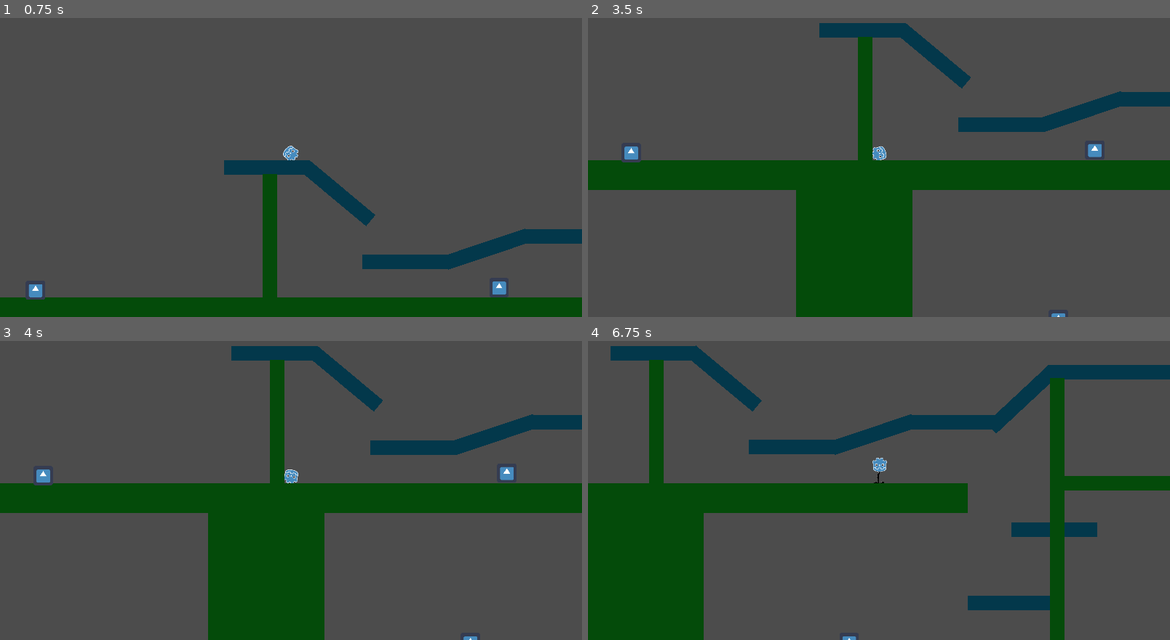
Above: before the commit, frames 1-4 (two rows, left to right).
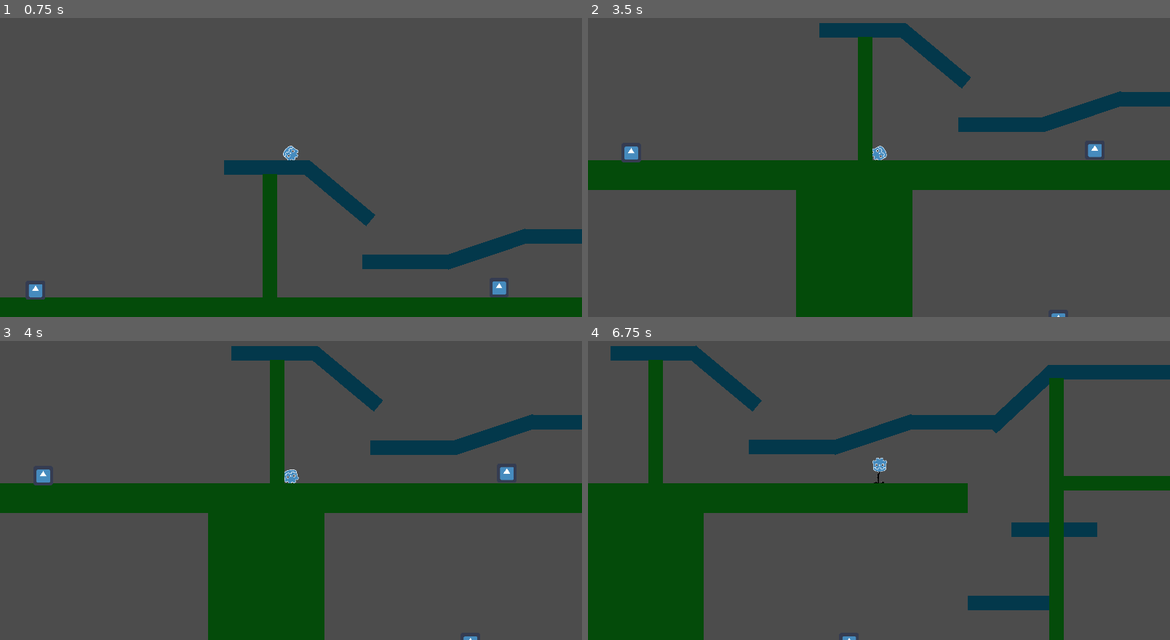
Above: after the commit, the same moments.

Repository: DeepHorizonsCL/perrobot
Game: Godot game, scene res://Scenes/Mapa.tscn
Same seed, same stepped clock (60 frames per second), same inputs: the game is played once before the commit and once after it. The engine's default icon, where the game draws it, is replaced by a stand-in: a white triangle on a blue panel in a dark square.
Inputs:
- Up to frame 1 (0.75 s): tap Enter (ui_accept) at 0.5 s; hold Right (ui_right) from 0.53 s (still down)
- Up to frame 2 (3.5 s): tap Enter (ui_accept) at 0.77, 1.52, 3.02 s; release Right (ui_right) at 2.03 s; hold Left (ui_left) from 2.03 s (still down)
- Up to frame 3 (4 s): keep holding Left (ui_left); tap Enter (ui_accept) at 3.77 s
- Up to frame 4 (6.75 s): tap Enter (ui_accept) at 4.25, 4.52, 6.02, 6.5 s; release Left (ui_left) at 4.28 s; hold Right (ui_right) from 4.28 s (still down)

Frame 1 is identical in both runs. In frame 2, less than 0.1% of the frame differs, in the area x 48-52%, y 42-48%; in frame 3, less than 0.1%; in frame 4, 0.3%, in the area x 10-82%, y 6-100%.

Commit message:
ADD: Daño y rearmado

Diff:
--- a/Objects/Player/roboto.tscn
+++ b/Objects/Player/roboto.tscn
@@ -1,16 +1,16 @@
 [gd_scene load_steps=13 format=2]
 
-[ext_resource path="res://Sprites/robotHead.png" type="Texture" id=1]
+[ext_resource path="res://Sprites/roboto/robotHead.png" type="Texture" id=1]
 [ext_resource path="res://Scripts/playerController.gd" type="Script" id=2]
-[ext_resource path="res://Sprites/mano.png" type="Texture" id=3]
-[ext_resource path="res://Sprites/pierna.png" type="Texture" id=4]
-[ext_resource path="res://Sprites/cuerpoentero.png" type="Texture" id=5]
-[ext_resource path="res://Sprites/2manos.png" type="Texture" id=6]
-[ext_resource path="res://Sprites/torso.png" type="Texture" id=7]
-[ext_resource path="res://Sprites/2piernas.png" type="Texture" id=8]
-[ext_resource path="res://Sprites/torsopiernas.png" type="Texture" id=9]
-[ext_resource path="res://Sprites/torso_brazos.png" type="Texture" id=10]
-[ext_resource path="res://Sprites/cabeza_brazos_piernas.png" type="Texture" id=11]
+[ext_resource path="res://Sprites/roboto/mano.png" type="Texture" id=3]
+[ext_resource path="res://Sprites/roboto/pierna.png" type="Texture" id=4]
+[ext_resource path="res://Sprites/roboto/cuerpoentero.png" type="Texture" id=5]
+[ext_resource path="res://Sprites/roboto/2manos.png" type="Texture" id=6]
+[ext_resource path="res://Sprites/roboto/torso.png" type="Texture" id=7]
+[ext_resource path="res://Sprites/roboto/2piernas.png" type="Texture" id=8]
+[ext_resource path="res://Sprites/roboto/torsopiernas.png" type="Texture" id=9]
+[ext_resource path="res://Sprites/roboto/torso_brazos.png" type="Texture" id=10]
+[ext_resource path="res://Sprites/roboto/cabeza_brazos_piernas.png" type="Texture" id=11]
 
 [sub_resource type="CircleShape2D" id=1]
 radius = 21.1276
@@ -63,6 +63,7 @@
 
 [node name="cuerpoentero" type="Sprite" parent="."]
 position = Vector2( 2.42014, -41.1422 )
+scale = Vector2( 1, 1.02265 )
 texture = ExtResource( 5 )
 
 [node name="colision_sup" type="CollisionShape2D" parent="."]
@@ -72,7 +73,7 @@
 [node name="colision_inf" type="CollisionShape2D" parent="."]
 shape = SubResource( 1 )
 
-[node name="Timer" type="Timer" parent="."]
-wait_time = 3.0
+[node name="TimerInmune" type="Timer" parent="."]
+wait_time = 2.0
 one_shot = true
-[connection signal="timeout" from="Timer" to="." method="_on_Timer_timeout"]
+[connection signal="timeout" from="TimerInmune" to="." method="_on_TimerInmune_timeout"]
--- /dev/null
+++ b/Objects/puas.tscn
@@ -0,0 +1,35 @@
+[gd_scene load_steps=5 format=2]
+
+[ext_resource path="res://Sprites/puas.png" type="Texture" id=1]
+[ext_resource path="res://Scripts/puas.gd" type="Script" id=2]
+
+[sub_resource type="RectangleShape2D" id=1]
+extents = Vector2( 30.8439, 7.11443 )
+
+[sub_resource type="RectangleShape2D" id=2]
+extents = Vector2( 20.1953, 24.5765 )
+
+[node name="espinas" type="Node2D"]
+position = Vector2( 0, -0.222725 )
+script = ExtResource( 2 )
+__meta__ = {
+"_edit_group_": true
+}
+
+[node name="StaticBody2D" type="StaticBody2D" parent="."]
+
+[node name="CollisionShape2D" type="CollisionShape2D" parent="StaticBody2D"]
+position = Vector2( 0, -10.0226 )
+shape = SubResource( 1 )
+disabled = true
+
+[node name="puas" type="Sprite" parent="."]
+position = Vector2( 1, -28 )
+texture = ExtResource( 1 )
+
+[node name="Area2D" type="Area2D" parent="."]
+
+[node name="CollisionShape2D" type="CollisionShape2D" parent="Area2D"]
+position = Vector2( 0.222725, -23.3861 )
+shape = SubResource( 2 )
+[connection signal="body_entered" from="Area2D" to="." method="_on_Area2D_body_entered"]
--- a/Scenes/Mapa.tscn
+++ b/Scenes/Mapa.tscn
@@ -1,10 +1,11 @@
-[gd_scene load_steps=6 format=2]
+[gd_scene load_steps=7 format=2]
 
 [ext_resource path="res://Objects/Platform.tscn" type="PackedScene" id=1]
 [ext_resource path="res://Objects/Floor.tscn" type="PackedScene" id=2]
 [ext_resource path="res://Objects/Player/roboto.tscn" type="PackedScene" id=3]
 [ext_resource path="res://Objects/Bloqueador.tscn" type="PackedScene" id=4]
 [ext_resource path="res://Objects/Player/parterobot.tscn" type="PackedScene" id=5]
+[ext_resource path="res://Objects/puas.tscn" type="PackedScene" id=6]
 
 [node name="Node2D" type="Node2D"]
 
@@ -87,6 +88,21 @@
 [node name="Platform6" parent="Platforms" instance=ExtResource( 1 )]
 position = Vector2( 1216.84, 360.678 )
 
+[node name="Platform25" parent="Platforms" instance=ExtResource( 1 )]
+position = Vector2( 2385.7, 3090.39 )
+
+[node name="Platform26" parent="Platforms" instance=ExtResource( 1 )]
+position = Vector2( 2642.28, 3090.39 )
+
+[node name="Platform27" parent="Platforms" instance=ExtResource( 1 )]
+position = Vector2( 3015.89, 2994.14 )
+
+[node name="Platform28" parent="Platforms" instance=ExtResource( 1 )]
+position = Vector2( 3440.37, 2916.72 )
+
+[node name="Platform29" parent="Platforms" instance=ExtResource( 1 )]
+position = Vector2( 3864.85, 2911.38 )
+
 [node name="bloqueador" parent="Platforms" instance=ExtResource( 4 )]
 position = Vector2( 1425, 187 )
 
@@ -106,6 +122,10 @@
 position = Vector2( 1071.76, 3266.44 )
 scale = Vector2( 32.3403, -1.53418 )
 
+[node name="Floor12" parent="Platforms" instance=ExtResource( 2 )]
+position = Vector2( 5314.85, 3019.08 )
+scale = Vector2( 32.3403, -1.53418 )
+
 [node name="Platform7" parent="Platforms" instance=ExtResource( 1 )]
 position = Vector2( 1671.35, 194.824 )
 
@@ -133,8 +153,13 @@
 rotation = 1.5708
 scale = Vector2( 37.15, 6.03 )
 
+[node name="Floor11" parent="Platforms" instance=ExtResource( 2 )]
+position = Vector2( -1774.81, 2146.98 )
+rotation = 1.5708
+scale = Vector2( 37.15, 6.03 )
+
 [node name="Floor6" parent="Platforms" instance=ExtResource( 2 )]
-position = Vector2( 192.47, 2512 )
+position = Vector2( 181.791, 1999.42 )
 rotation = 1.5708
 scale = Vector2( 30.7933, 2.1401 )
 
@@ -172,3 +197,6 @@
 position = Vector2( 388.927, 2623.66 )
 piezanombre = "brazo"
 cantidad = 2
+
+[node name="espinas" parent="." instance=ExtResource( 6 )]
+position = Vector2( 172.004, 3213.64 )
--- a/Scripts/playerController.gd
+++ b/Scripts/playerController.gd
@@ -5,6 +5,7 @@
 var cantidad_brazos = 0
 var cantidad_piernas = 0
 var cantidad_torso = 0
+var parte = preload("res://Objects/Player/parterobot.tscn")
 
 #dirección
 var dir = 1
@@ -36,6 +37,9 @@
 var empuje = 0
 var pres = 0.0
 
+#
+var inmunidadTemporal = false
+
 #estado actual del robot
 var estado_robot = "cabeza"
 
@@ -409,3 +413,56 @@
 		$cabeza.rotation_degrees += 12
 	elif colliders[0] < 0:
 		$cabeza.rotation_degrees -= 12
+
+
+
+
+func dano():
+	if inmunidadTemporal == false:
+		inmunidadTemporal = true
+		modulate.a = 0.45
+		print("ouch")
+
+
+		if cantidad_brazos > 1:
+			expulsarParte("brazo",-400)
+
+		if cantidad_piernas > 1:
+			expulsarParte("pierna",+600)
+
+		if cantidad_torso > 0:
+			expulsarParte("torso",-100)
+
+		if cantidad_brazos + cantidad_piernas + cantidad_torso == 0:
+			get_tree().reload_current_scene()
+
+		cantidad_brazos = 0
+		cantidad_piernas = 0
+		cantidad_torso = 0
+
+
+		update_piezas()
+
+		$TimerInmune.start()
+
+
+func _on_TimerInmune_timeout():
+	print ("termino de inmunidad")
+	if inmunidadTemporal == true:
+		inmunidadTemporal = false
+		modulate.a = 1
+
+func expulsarParte(nombre,distancia):
+	var nuevaparte = parte.instance()
+	nuevaparte.piezanombre = nombre
+
+	match nombre:
+		"brazo":
+			nuevaparte.cantidad =2
+		"pierna":
+			nuevaparte.cantidad =2
+		"torso":
+			nuevaparte.cantidad =1
+
+	get_parent().add_child(nuevaparte)
+	nuevaparte.position +=  Vector2(position.x+distancia, position.y)
--- /dev/null
+++ b/Scripts/puas.gd
@@ -0,0 +1,13 @@
+extends Node2D
+
+
+
+func _ready():
+	pass # Replace with function body.
+
+
+
+
+func _on_Area2D_body_entered(body):
+	if body.is_in_group("player"):
+		body.dano()
--- a/project.godot
+++ b/project.godot
@@ -23,6 +23,8 @@
 
 window/size/width=1920
 window/size/height=1080
+window/size/test_width=1280
+window/size/test_height=720
 window/stretch/mode="2d"
 window/stretch/aspect="keep"
 
Binary file added: Sprites/puas.png
Not shown, changed: Sprites/puas.png.import
Renamed: Sprites/2manos.png -> Sprites/roboto/2manos.png
Not shown, changed: Sprites/roboto/2manos.png.import
Renamed: Sprites/2piernas.png -> Sprites/roboto/2piernas.png
Not shown, changed: Sprites/roboto/2piernas.png.import
Renamed: Sprites/cabeza_brazos_piernas.png -> Sprites/roboto/cabeza_brazos_piernas.png
Not shown, changed: Sprites/roboto/cabeza_brazos_piernas.png.import
Renamed: Sprites/cuerpoentero.png -> Sprites/roboto/cuerpoentero.png
Not shown, changed: Sprites/roboto/cuerpoentero.png.import
Renamed: Sprites/mano.png -> Sprites/roboto/mano.png
Not shown, changed: Sprites/roboto/mano.png.import
(and 11 more such lines)
